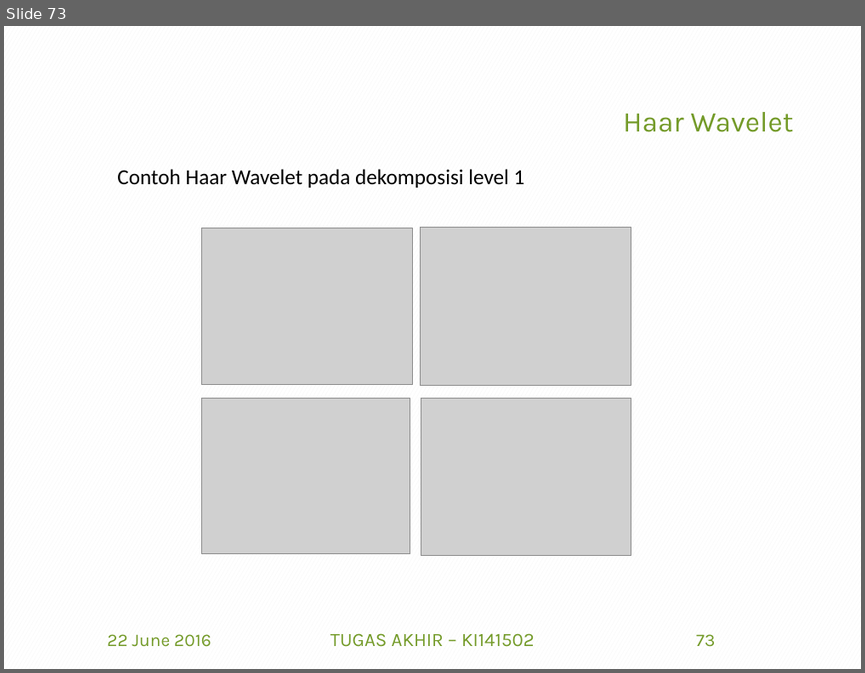
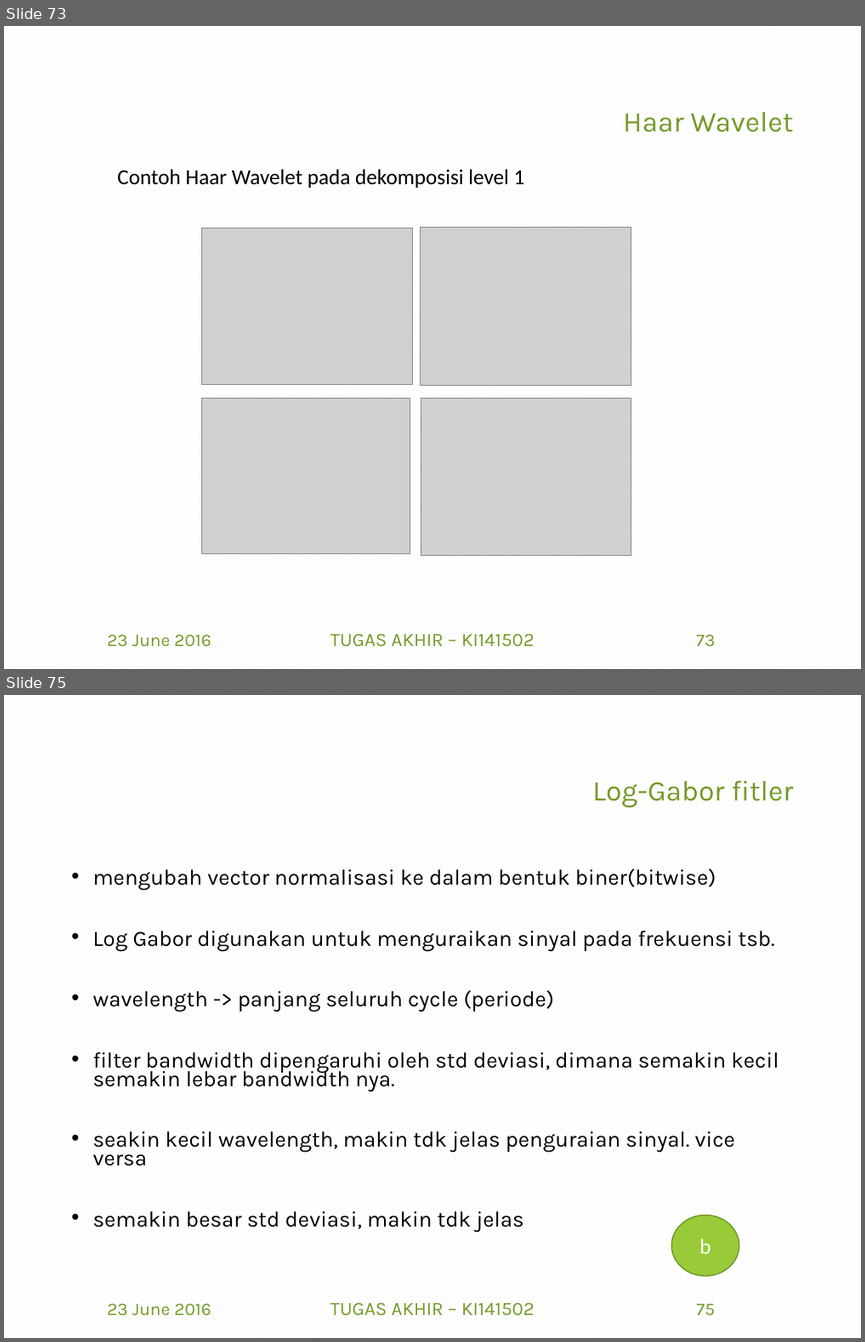
Before and after one commit to afdhalbasith/TA, a slide deck: SiapSidang/5112100153_Afdhal B.pptx. Shown one above the other, each under a label of ours: slide 73 before the commit, slides 73 and 75 after it; the slides between them are not shown. The pictures are 865x673 and 865x1342 pixels, drawn with LibreOffice and Linux fonts; fonts in the diff are those of the drawing; grey boxes stand for pictures; background and template pictures are left out. Boxes give left, top, right and bottom in pixels: in the first picture for what was removed or moved away, otherwise in the second. Text is boxed around its words. In the diff, an @@ line names an element or a change of style, - is before the commit and + after.

```diff
--- a/SiapSidang/5112100153_Afdhal B.pptx
+++ b/SiapSidang/5112100153_Afdhal B.pptx
@@ slide 75 added at [4, 695, 861, 1338], background pattern #F2F2F2 on #FFFFFF @@
@@ title added at [592, 781, 794, 808], 24 pt, text #739A28 @@
+Log-Gabor fitler
@@ text added at [93, 868, 778, 1231], 18.5 pt, text #000000 @@
+• mengubah vector normalisasi ke dalam bentuk biner(bitwise)
+• Log Gabor digunakan untuk menguraikan sinyal pada frekuensi tsb.
+• wavelength -> panjang seluruh cycle (periode)
+• filter bandwidth dipengaruhi oleh std deviasi, dimana semakin kecil semakin lebar bandwidth nya.
+• seakin kecil wavelength, makin tdk jelas penguraian sinyal. vice versa
+• semakin besar std deviasi, makin tdk jelas
@@ ellipse added at [671, 1215, 739, 1276], fill #99CB38, outline #719629 1 pt, 18 pt, text #FFFFFF @@
+b
@@ text added at [107, 1303, 211, 1315], 15 pt, text #739A28 @@
+23 June 2016
@@ text added at [330, 1302, 534, 1315], 16 pt, text #739A28 @@
+TUGAS AKHIR – KI141502
@@ page number added at [696, 1303, 715, 1315], 15 pt, text #739A28 @@
+75
@@ slide 73 changed as well @@
@@ text at [107, 634, 211, 646]: text changed @@
-22 June 2016
+23 June 2016
```
Also in this commit, not shown: 86 other slides changed, 2 other slides added.
